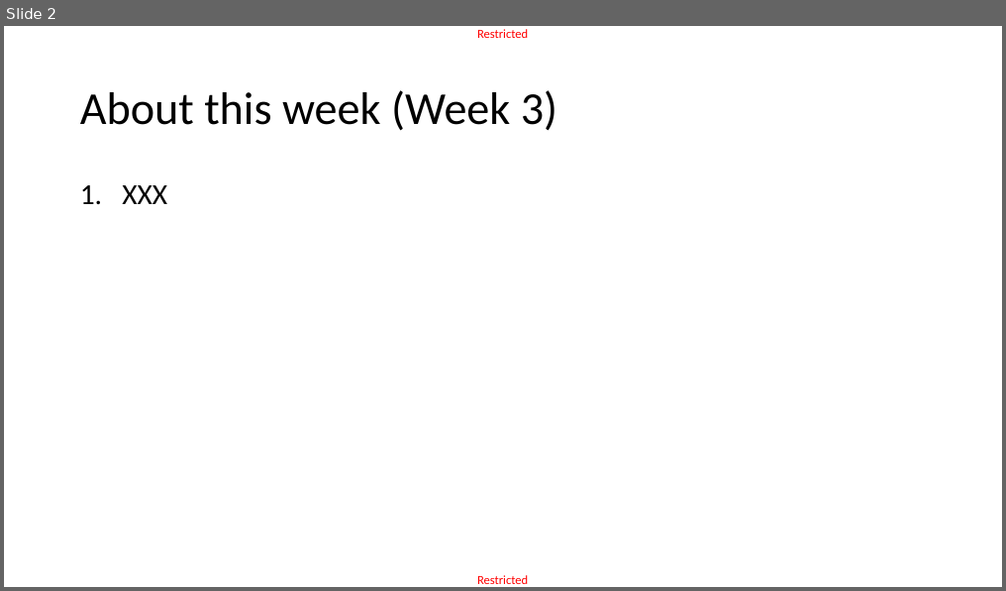
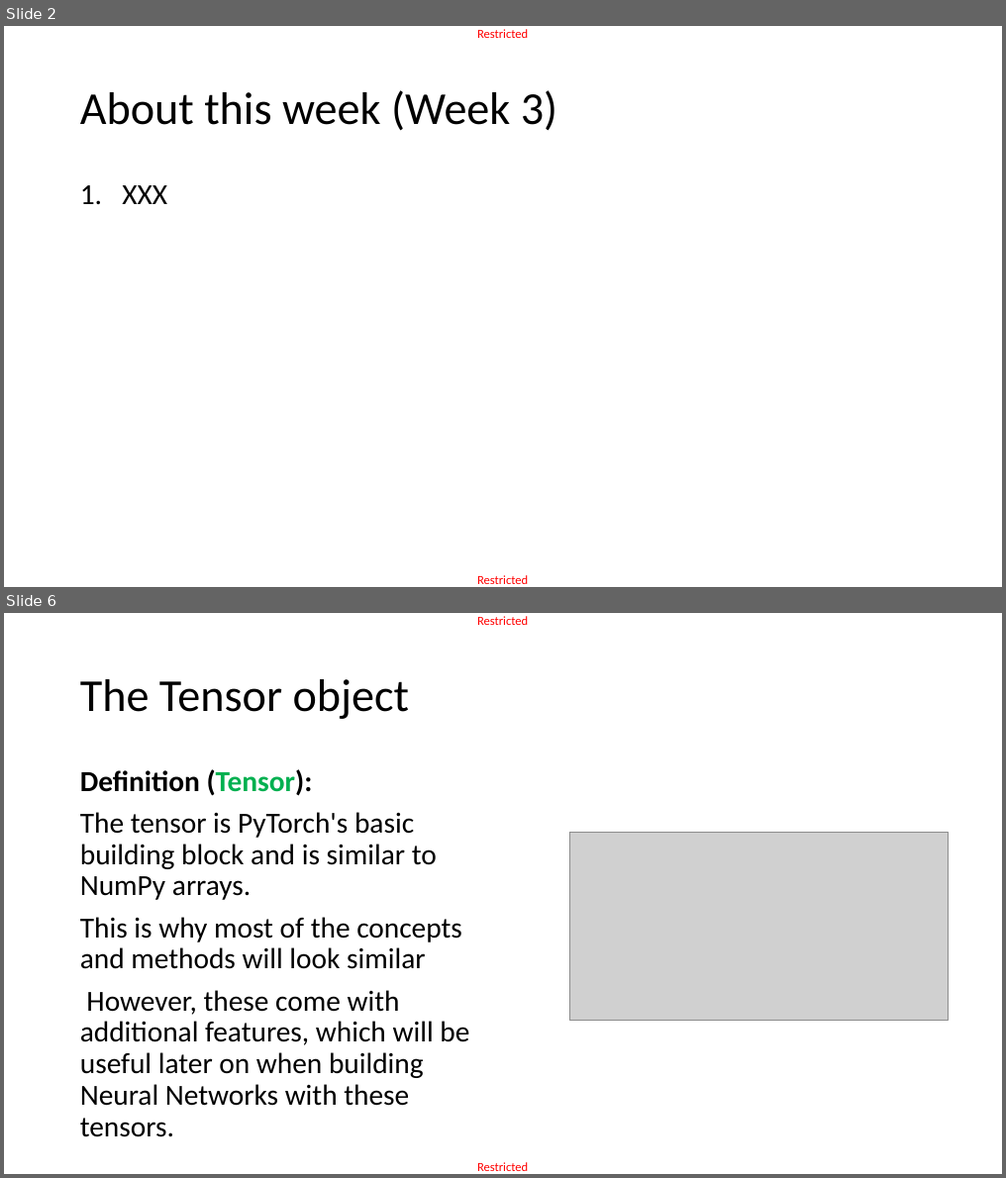
Before and after one commit to matthieudemari/SUTD_DL_50_039, a slide deck: W3/0. All/W3.pptx. Shown one above the other, each under a label of ours: slide 2 before the commit, slides 2 and 6 after it; the slides between them are not shown. The pictures are 1006x591 and 1006x1178 pixels, drawn with LibreOffice and Linux fonts; fonts in the diff are those of the drawing; grey boxes stand for pictures. Boxes give left, top, right and bottom in pixels: in the first picture for what was removed or moved away, otherwise in the second. Text is boxed around its words. In the diff, an @@ line names an element or a change of style, - is before the commit and + after.

```diff
--- a/W3/0. All/W3.pptx
+++ b/W3/0. All/W3.pptx
@@ slide 6 added at <box>4,613,1002,1174</box>, background #FFFFFF; not listed: 2 template elements that a slide beside it also shows @@
@@ title added at <box>80,679,410,719</box>, 44 pt, text #000000 @@
+The Tensor object
@@ text added at <box>80,769,469,1138</box>, 28 pt, text #000000 @@
+Definition (Tensor):
+The tensor is PyTorch's basic building block and is similar to NumPy arrays.
+This is why most of the concepts and methods will look similar
+However, these come with additional features, which will be useful later on when building Neural Networks with these tensors.
@@ picture added at <box>570,833,948,1021</box> @@
```
Also in this commit, not shown: 27 other slides added, 6 slides removed, 1 other file.
